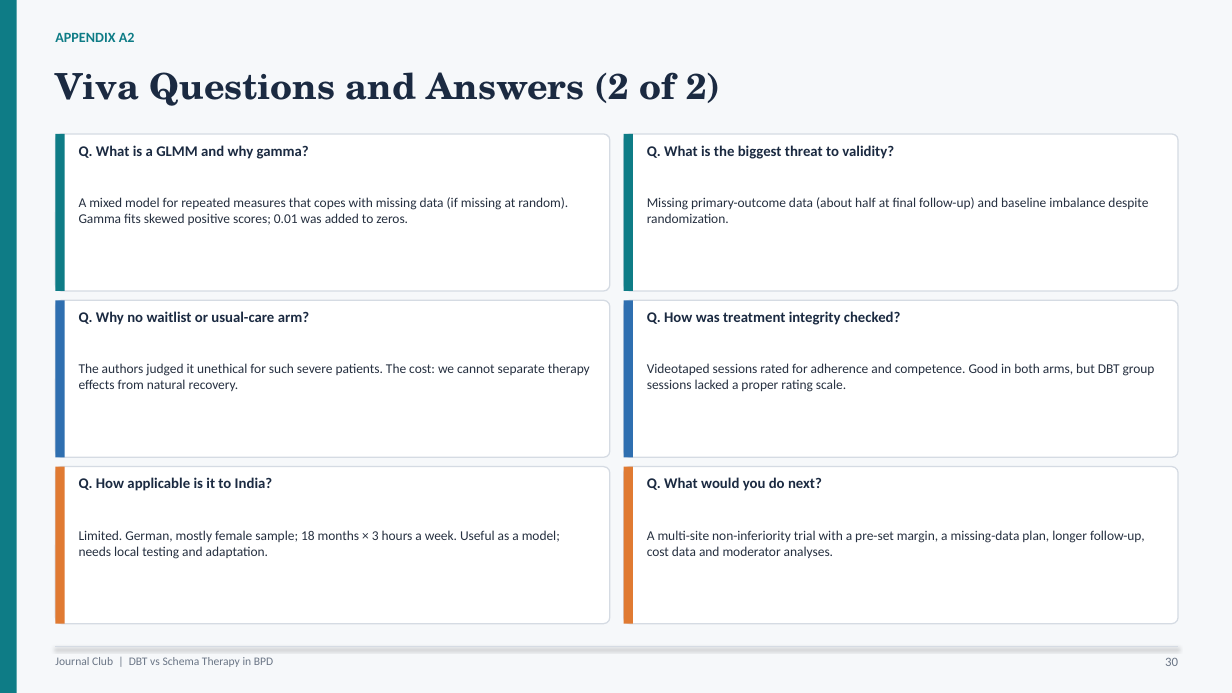
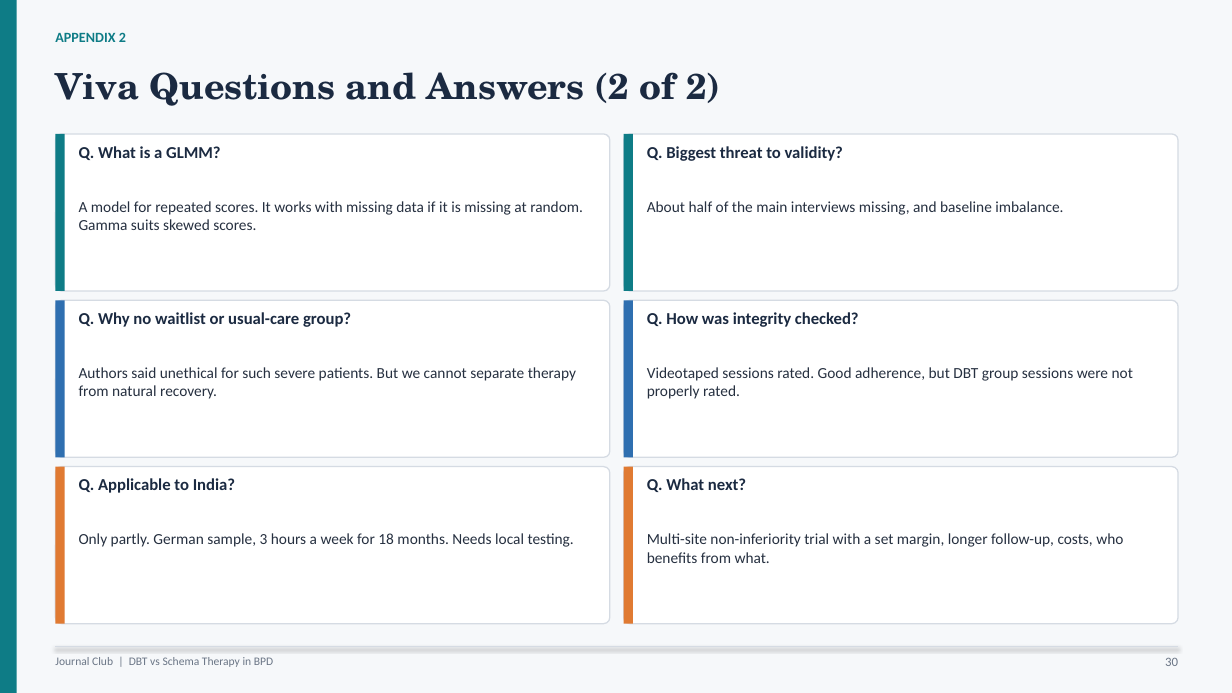
Before and after one commit to tejasdangodra786-byte/Dango-kiro, a slide deck: slide 30 of DBT_vs_Schema_Therapy_BPD_JournalClub.pptx. Drawn at 1232x693 pixels with LibreOffice and Linux fonts; fonts in the diff are those of the drawing. Boxes give left, top, right and bottom in pixels: in the first picture for what was removed or moved away, otherwise in the second. Text is boxed around its words. In the diff, an @@ line names an element or a change of style, - is before the commit and + after.

```diff
--- a/DBT_vs_Schema_Therapy_BPD_JournalClub.pptx
+++ b/DBT_vs_Schema_Therapy_BPD_JournalClub.pptx
@@ text at (x1=55, y1=32, x2=126, y2=42): text changed @@
-APPENDIX A2
+APPENDIX 2
@@ text at (x1=79, y1=146, x2=220, y2=160): text changed; size 11.5 to 13 pt @@
-Q. What is a GLMM and why gamma?
+Q. What is a GLMM?
@@ text at (x1=647, y1=146, x2=843, y2=161): text changed; size 11.5 to 13 pt @@
-Q. What is the biggest threat to validity?
+Q. Biggest threat to validity?
@@ text at (x1=79, y1=201, x2=583, y2=230): text changed; size 10.5 to 12 pt @@
-A mixed model for repeated measures that copes with missing data (if missing at random). Gamma fits skewed positive scores; 0.01 was added to zeros.
+A model for repeated scores. It works with missing data if it is missing at random. Gamma suits skewed scores.
@@ text at (x1=647, y1=201, x2=1063, y2=215): text changed; size 10.5 to 12 pt @@
-Missing primary-outcome data (about half at final follow-up) and baseline imbalance despite randomization.
+About half of the main interviews missing, and baseline imbalance.
@@ text at (x1=79, y1=312, x2=351, y2=327): text changed; size 11.5 to 13 pt @@
-Q. Why no waitlist or usual-care arm?
+Q. Why no waitlist or usual-care group?
@@ text at (x1=647, y1=312, x2=859, y2=327): text changed; size 11.5 to 13 pt @@
-Q. How was treatment integrity checked?
+Q. How was integrity checked?
@@ text at (x1=79, y1=367, x2=576, y2=399): text changed; size 10.5 to 12 pt @@
-The authors judged it unethical for such severe patients. The cost: we cannot separate therapy effects from natural recovery.
+Authors said unethical for such severe patients. But we cannot separate therapy from natural recovery.
@@ text at (x1=647, y1=367, x2=1133, y2=399): text changed; size 10.5 to 12 pt @@
-Videotaped sessions rated for adherence and competence. Good in both arms, but DBT group sessions lacked a proper rating scale.
+Videotaped sessions rated. Good adherence, but DBT group sessions were not properly rated.
@@ text at (x1=79, y1=478, x2=235, y2=493): text changed; size 11.5 to 13 pt @@
-Q. How applicable is it to India?
+Q. Applicable to India?
@@ text at (x1=647, y1=478, x2=746, y2=492): text changed; size 11.5 to 13 pt @@
-Q. What would you do next?
+Q. What next?
@@ text at (x1=79, y1=533, x2=574, y2=547): text changed; size 10.5 to 12 pt @@
-Limited. German, mostly female sample; 18 months × 3 hours a week. Useful as a model; needs local testing and adaptation.
+Only partly. German sample, 3 hours a week for 18 months. Needs local testing.
@@ text at (x1=647, y1=533, x2=1123, y2=563): text changed; size 10.5 to 12 pt @@
-A multi-site non-inferiority trial with a pre-set margin, a missing-data plan, longer follow-up, cost data and moderator analyses.
+Multi-site non-inferiority trial with a set margin, longer follow-up, costs, who benefits from what.
```
Also in this commit, not shown: 35 other slides changed.
